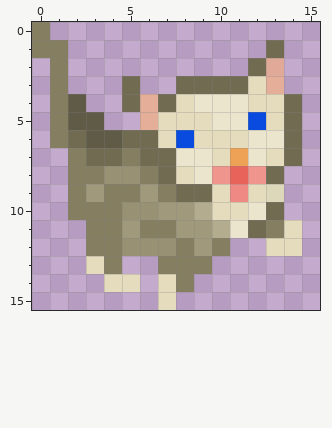
Two versions of one pixel-art sprite, images/cat_walk_right1.png. The picture above was drawn from the file before the commit.
The file is 16x16 pixels. Pixels under 10% opacity are left out. Colours within 5 levels of each other are drawn and written as one.
After the commit:
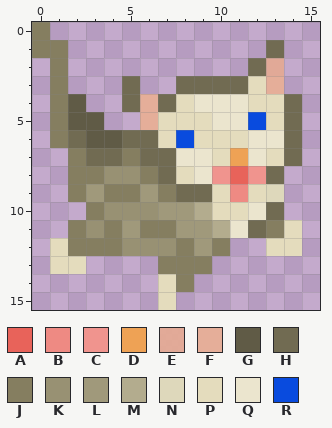
Palette (. is transparent): A #e8635a  B #ee8a83  C #f0948e  D #eea255  E #e3aa95f3  F #e5ae99  G #605b46  H #716b52  J #857e60  K #989173  L #a0997b  M #b3ac8e  N #ded8bb  P #e4dcbd  Q #ebe5ce  R #094bde
Commit: Modified in browser at pixie.strd6.com
Diff:
{"y":10,"x":2,"old":"J","new":"."}
{"y":10,"x":4,"old":"J","new":"K"}
{"y":11,"x":2,"old":".J","new":"JK"}
{"y":12,"x":1,"old":"..","new":"PJ"}
{"y":13,"x":1,"old":"..PJ","new":"PP.."}
{"y":14,"x":4,"old":"PP","new":".."}
{"label":"changed","picture_box":[50,202,140,292]}
